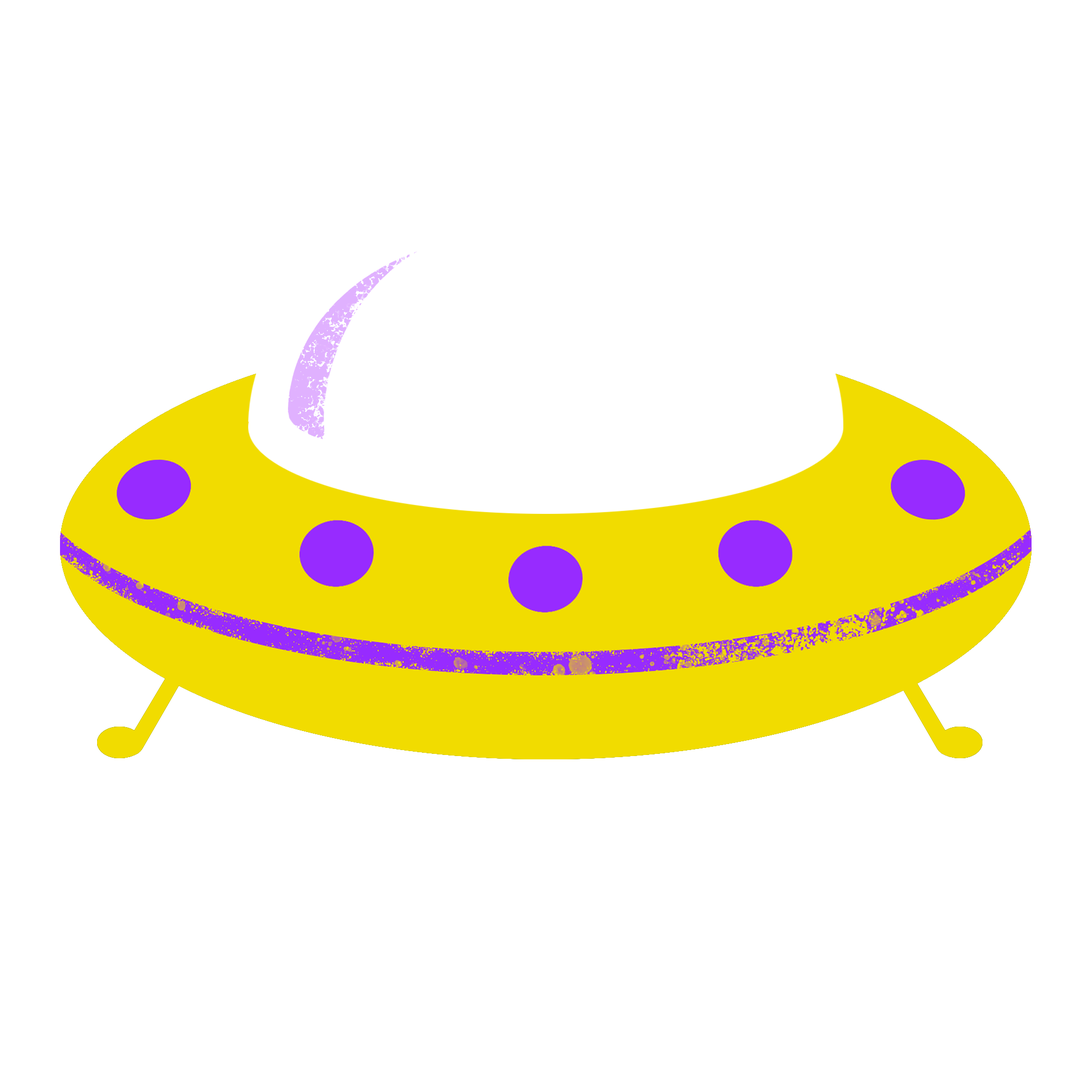
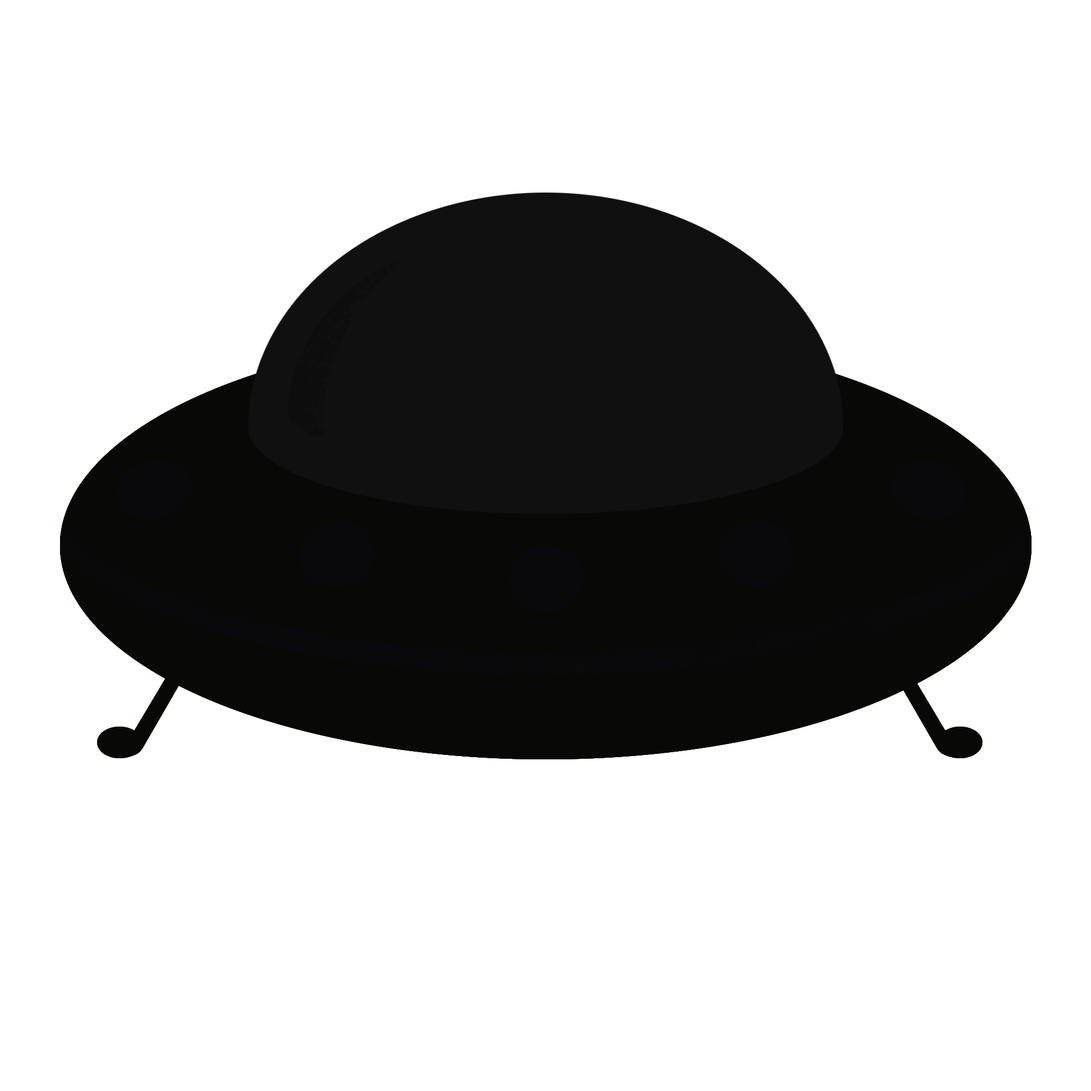
Revision of a layered 1091x1091 image; what changed, layer by layer:
added layer "SILHOUETTE" above "V04 - toy 03" over [60, 192, 1033, 760]
hid group "V03 - toy 02" (5 layers) over [60, 192, 1033, 760]
